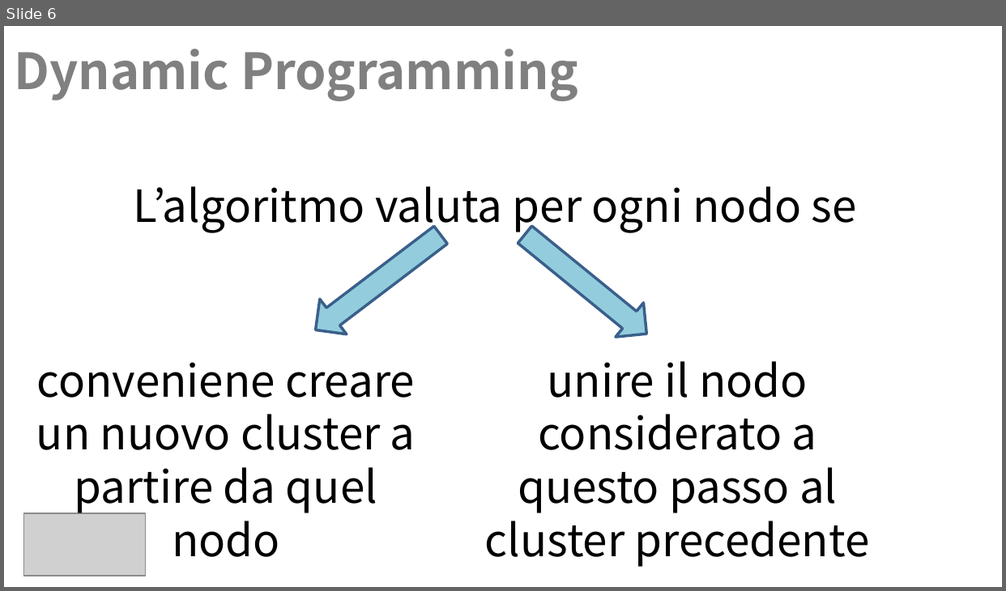
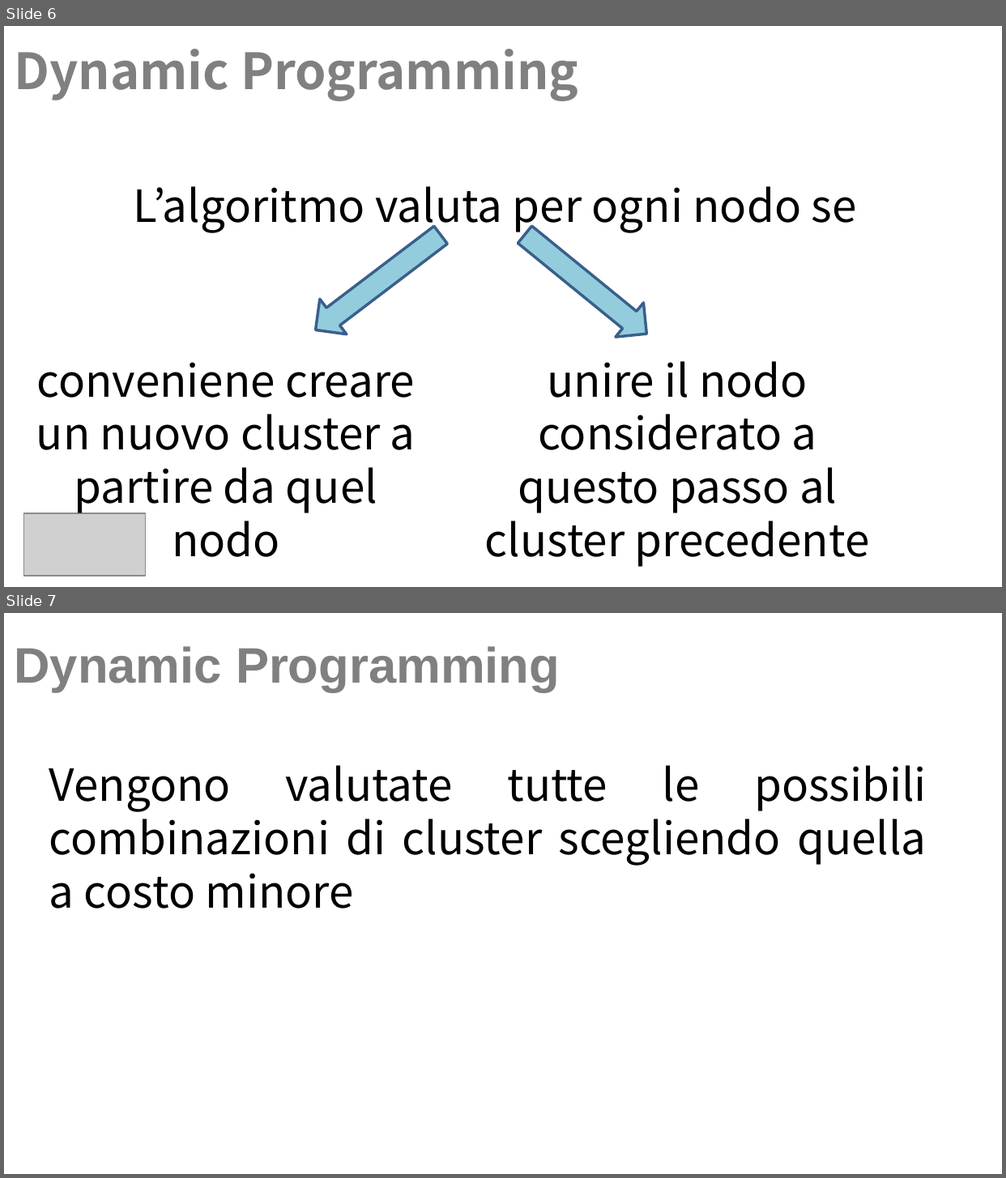
Before and after one commit to Navypowder/DP-P-project, a slide deck: Presentation/Towards_Identity_Anonymization_on_graph(K-degree anonymization).pptx. Shown one above the other, each under a label of ours: slide 6 before the commit, slides 6 and 7 after it. The pictures are 1006x591 and 1006x1178 pixels, drawn with LibreOffice and Linux fonts; fonts in the diff are those of the drawing; grey boxes stand for pictures; background and template pictures are left out. Boxes give left, top, right and bottom in pixels: in the first picture for what was removed or moved away, otherwise in the second. Text is boxed around its words. In the diff, an @@ line names an element or a change of style, - is before the commit and + after.

```diff
--- a/Presentation/Towards_Identity_Anonymization_on_graph(K-degree anonymization).pptx
+++ b/Presentation/Towards_Identity_Anonymization_on_graph(K-degree anonymization).pptx
@@ slide 7 added at (x1=4, y1=613, x2=1002, y2=1174), background picture (left out) @@
@@ title added at (x1=14, y1=646, x2=560, y2=692), 36 pt, text #808080, bold @@
+Dynamic Programming
@@ text added at (x1=49, y1=765, x2=927, y2=909), 32 pt, text #000000 @@
+Vengono valutate tutte le possibili combinazioni di cluster scegliendo quella a costo minore
```
Also in this commit, not shown: 1 other slide added, 1 slide removed.
